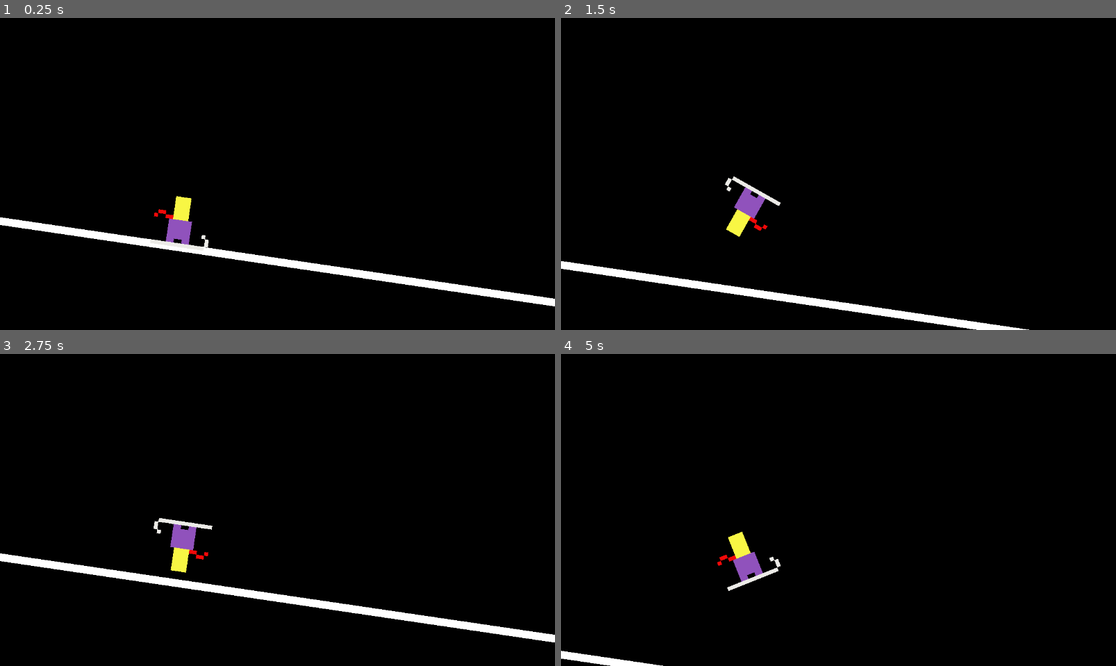
Above: before the commit, frames 1-4 (two rows, left to right).
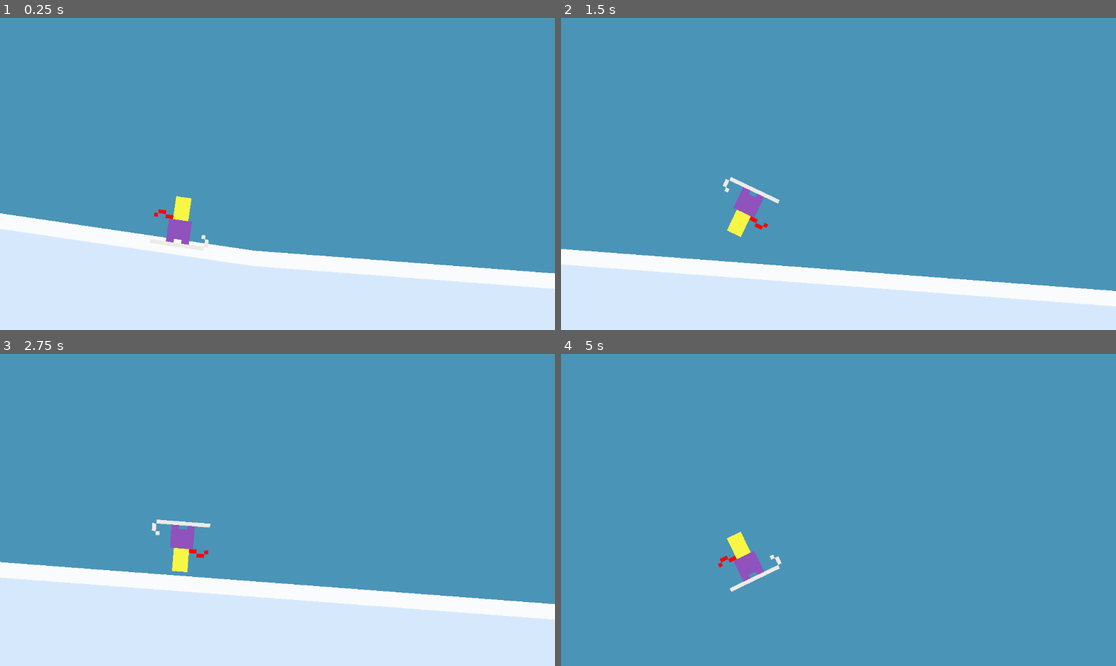
Above: after the commit, the same moments.

Repository: martindzejky/powder-panic
Game: Godot game, scene res://main.tscn
Two runs of this game, one before a commit and one after it. Both use one fixed random seed, a clock stepped at 60 frames per second and the inputs below.
Inputs:
- Up to frame 1 (0.25 s): no input
- Up to frame 2 (1.5 s): hold Space (jump) 0.53-1.28 s; tap Space (jump) at 1.35 s
- Up to frame 3 (2.75 s): tap Space (jump) at 1.52, 1.82 s; hold Space (jump) from 2.03 s (still down)
- Up to frame 4 (5 s): tap Enter at 2.75 s; release Space (jump) at 2.78 s; tap Space (jump) at 2.85, 3.02, 3.32, 3.5, 4.35, 4.52, 4.82 s; hold Space (jump) 3.53-4.28 s

The runs differ from the first frame. In frame 1, 98% of the frame differs, in the area x 0-100%, y 0-100%; in frame 2, 99%; in frame 3, 99%; in frame 4, 99%.

Commit message:
try to make chunks prettier

Diff:
--- a/icon.svg
+++ /dev/null
@@ -1 +0,0 @@
-<svg xmlns="http://www.w3.org/2000/svg" width="128" height="128"><rect width="124" height="124" x="2" y="2" fill="#363d52" stroke="#212532" stroke-width="4" rx="14"/><g fill="#fff" transform="translate(12.322 12.322)scale(.101)"><path d="M105 673v33q407 354 814 0v-33z"/><path fill="#478cbf" d="m105 673 152 14q12 1 15 14l4 67 132 10 8-61q2-11 15-15h162q13 4 15 15l8 61 132-10 4-67q3-13 15-14l152-14V427q30-39 56-81-35-59-83-108-43 20-82 47-40-37-88-64 7-51 8-102-59-28-123-42-26 43-46 89-49-7-98 0-20-46-46-89-64 14-123 42 1 51 8 102-48 27-88 64-39-27-82-47-48 49-83 108 26 42 56 81zm0 33v39c0 276 813 276 814 0v-39l-134 12-5 69q-2 10-14 13l-162 11q-12 0-16-11l-10-65H446l-10 65q-4 11-16 11l-162-11q-12-3-14-13l-5-69z"/><path d="M483 600c0 34 58 34 58 0v-86c0-34-58-34-58 0z"/><circle cx="725" cy="526" r="90"/><circle cx="299" cy="526" r="90"/></g><g fill="#414042" transform="translate(12.322 12.322)scale(.101)"><circle cx="307" cy="532" r="60"/><circle cx="717" cy="532" r="60"/></g></svg>
--- a/main.tscn
+++ b/main.tscn
@@ -8,4 +8,4 @@
 [node name="generator" parent="." instance=ExtResource("1_0xm2m")]
 
 [node name="player" parent="." instance=ExtResource("1_1bvp3")]
-position = Vector2(58, -13)
+position = Vector2(265, 14)
--- a/objects/player.gd
+++ b/objects/player.gd
@@ -46,7 +46,7 @@
     was_in_air = true
 
 func handle_jump():
-  velocity.y = -jump_strength
+  velocity.y -= jump_strength
 
   # Normalize to maintain constant speed
   velocity = velocity.normalized() * current_speed
--- a/project.godot
+++ b/project.godot
@@ -16,7 +16,7 @@
 run/main_scene="uid://1fwepvgqwsjn"
 config/features=PackedStringArray("4.4", "GL Compatibility")
 boot_splash/use_filter=false
-config/icon="res://icon.svg"
+config/icon="uid://c13vegh44sygp"
 
 [display]
 
@@ -43,4 +43,4 @@
 textures/canvas_textures/default_texture_filter=0
 renderer/rendering_method="gl_compatibility"
 renderer/rendering_method.mobile="gl_compatibility"
-environment/defaults/default_clear_color=Color(0, 0, 0, 1)
+environment/defaults/default_clear_color=Color(0.290196, 0.580392, 0.721569, 1)
--- a/terrain/chunk.gd
+++ b/terrain/chunk.gd
@@ -3,22 +3,23 @@
 
 @export var path: Path2D
 @export var line: Line2D
+@export var polygon: Polygon2D
 @export var shape: CollisionPolygon2D
 
-const BOTTOM_OFFSET = 1000
+const BOTTOM_OFFSET = 200
 
 func _ready():
   # Initialize the line and the shape collider based on the path curve
   var points := path.curve.tessellate(4, 2) # TODO: play with this value
   var polygon_points = points.duplicate()
 
-  line.points = points
-
   # Add 2 bottom points to the shape collider to make it a closed polygon.
   # Let's make it BOTTOM_OFFSET units below the last point.
   polygon_points.append(points[-1] + Vector2.DOWN * BOTTOM_OFFSET)
   polygon_points.append(points[0] + Vector2.DOWN * BOTTOM_OFFSET)
 
+  line.points = points
+  polygon.polygon = polygon_points
   shape.polygon = polygon_points
 
 func get_start_point():
--- a/terrain/chunk.tscn
+++ b/terrain/chunk.tscn
@@ -9,18 +9,27 @@
 }
 point_count = 2
 
-[node name="chunk" type="Node2D" node_paths=PackedStringArray("path", "line", "shape")]
+[node name="chunk" type="Node2D" node_paths=PackedStringArray("path", "line", "polygon", "shape")]
 script = ExtResource("1_i74ng")
 path = NodePath("path")
 line = NodePath("line")
+polygon = NodePath("polygon")
 shape = NodePath("body/shape")
 
 [node name="path" type="Path2D" parent="."]
 curve = SubResource("Curve2D_1aw3e")
 
 [node name="line" type="Line2D" parent="."]
-width = 2.0
-joint_mode = 1
+z_index = -1
+width = 4.0
+default_color = Color(0.980392, 0.984314, 0.988235, 1)
+joint_mode = 2
+begin_cap_mode = 2
+end_cap_mode = 2
+
+[node name="polygon" type="Polygon2D" parent="."]
+z_index = -2
+color = Color(0.8415, 0.91575, 0.99, 1)
 
 [node name="body" type="StaticBody2D" parent="."]
 
Binary file added: icon.png
Not shown, changed: icon.png.import
